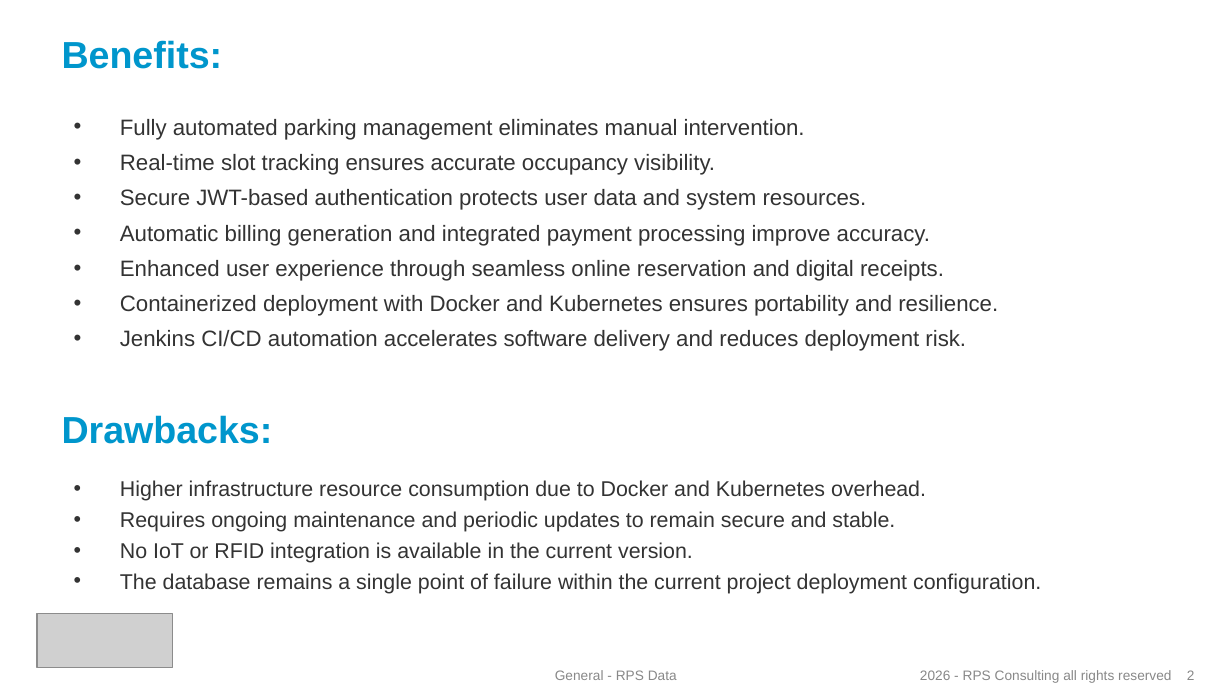
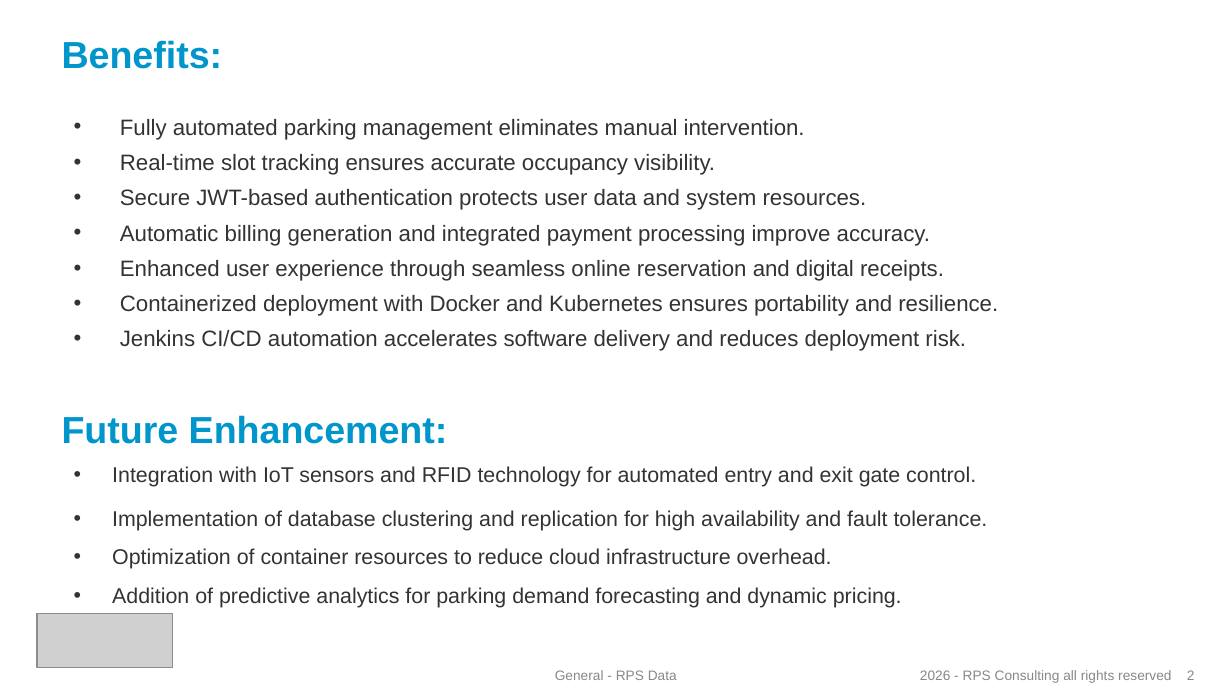
Before and after one commit to Mohammed-Althaf04/CapstoneProject, a slide deck: slide 22 of SmartParkingppt.pptx. Drawn at 1232x693 pixels with LibreOffice and Linux fonts; fonts in the diff are those of the drawing; grey boxes stand for pictures. Boxes give left, top, right and bottom in pixels: in the first picture for what was removed or moved away, otherwise in the second. Text is boxed around its words. In the diff, an @@ line names an element or a change of style, - is before the commit and + after.

Commit message:
final commit

```diff
--- a/SmartParkingppt.pptx
+++ b/SmartParkingppt.pptx
@@ text at [62, 415, 448, 444]: text changed @@
-Drawbacks:
+Future Enhancement:
@@ text at [112, 466, 988, 608]: text changed @@
-• Higher infrastructure resource consumption due to Docker and Kubernetes overhead.
-• Requires ongoing maintenance and periodic updates to remain secure and stable.
-• No IoT or RFID integration is available in the current version.
-• The database remains a single point of failure within the current project deployment configuration.
+• Integration with IoT sensors and RFID technology for automated entry and exit gate control.
+• Implementation of database clustering and replication for high availability and fault tolerance.
+• Optimization of container resources to reduce cloud infrastructure overhead.
+• Addition of predictive analytics for parking demand forecasting and dynamic pricing.
```
